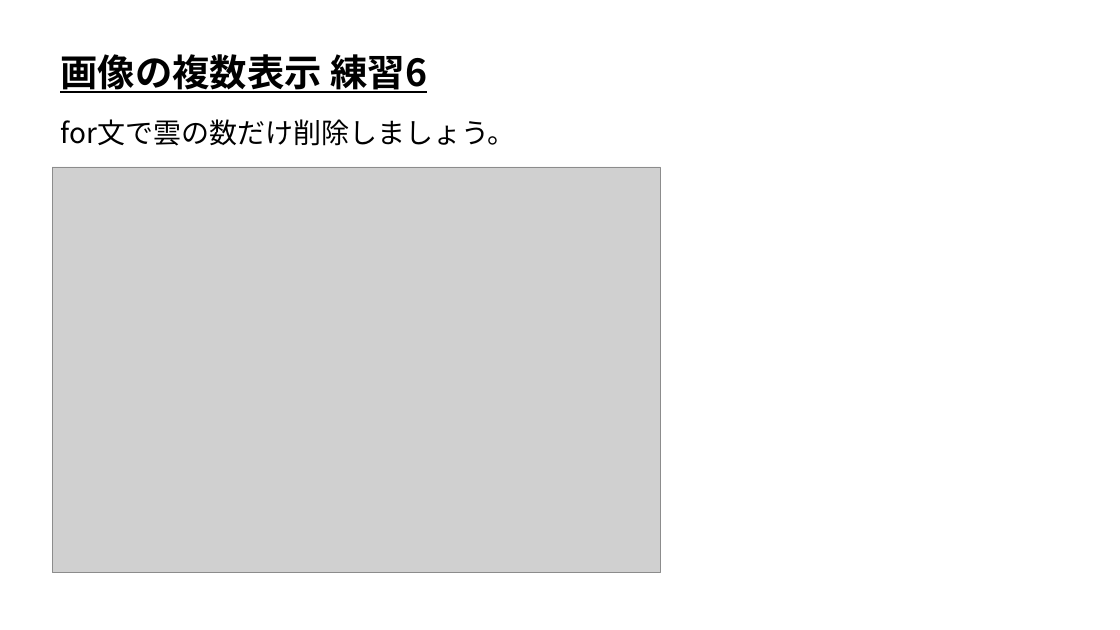
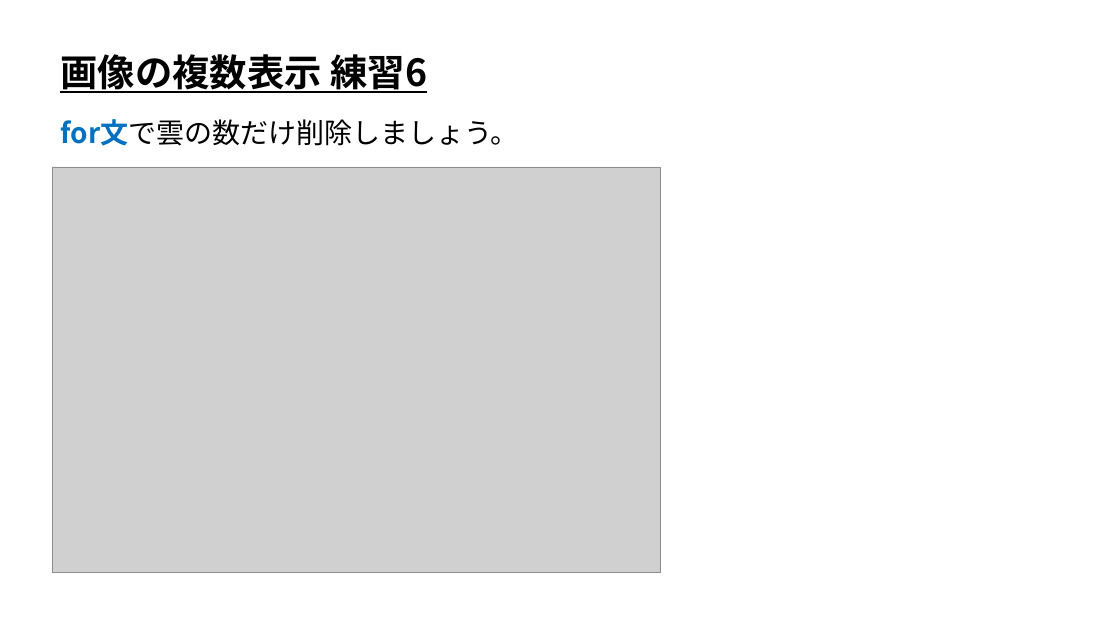
Before and after one commit to ArakiYusuke-Ohara/Textbook, a slide deck: slide 7 of ゲーム科1年/00_前期/ゲームプログラミングⅠ/06_画像の複数表示.pptx. Drawn at 1120x630 pixels with LibreOffice and Linux fonts; fonts in the diff are those of the drawing; grey boxes stand for pictures. Boxes give left, top, right and bottom in pixels: in the first picture for what was removed or moved away, otherwise in the second. Text is boxed around its words. In the diff, an @@ line names an element or a change of style, - is before the commit and + after.

```diff
--- a/ゲーム科1年/00_前期/ゲームプログラミングⅠ/06_画像の複数表示.pptx
+++ b/ゲーム科1年/00_前期/ゲームプログラミングⅠ/06_画像の複数表示.pptx
@@ text "for文で雲の数だけ削除しましょう。" at box(60, 119, 518, 146): text colour #000000 to #0070C0, bold on in "for文で雲の数だけ削除しましょう。" @@
```
Also in this commit, not shown: 4 other slides changed, 13 other files.
